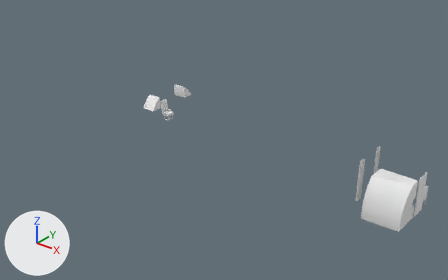
The glTF model public/models/cabin-kit.glb: old version first, new version second.
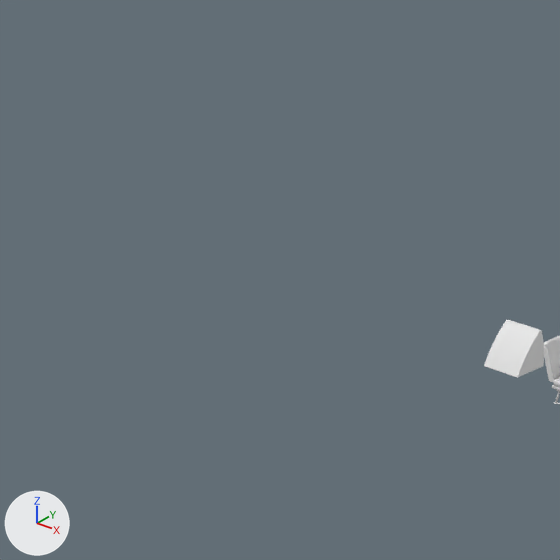
Each version is shown whole from a camera (50 mm lens) standing at (22.61, -23.23, 14.31) and looking at (3.46, 0.7, -0.53), then close up on the part from 0% to 37% of the width and 0% to 59% of the height. Arrows for +X, +Y and +Z are at lower left; the lights stay in place. The last two pictures show the newer version. Where no turn or scale is listed for an object, it has been applied to the vertices.

In view in the first close-up: 'BinStarboard' and 3 more.
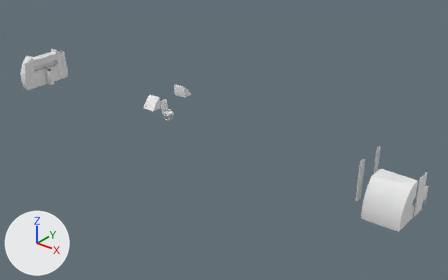
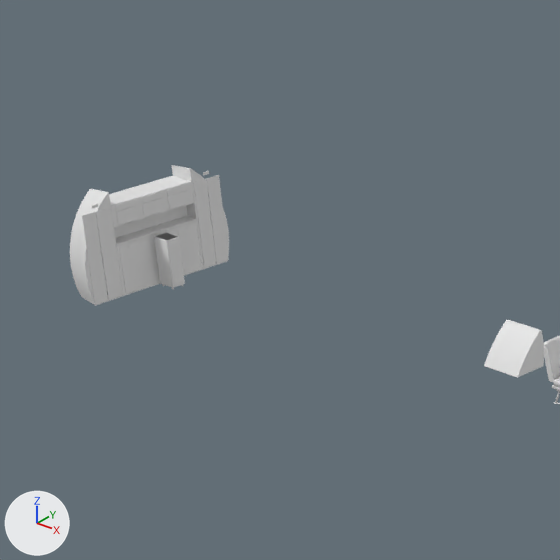
The change, as JSON lines over the scene's bpy script:
```json
{"op": "add", "block": "me_lavatorytrim", "code": ["me_lavatorytrim = bpy.data.meshes.new('LavatoryTrim')", "me_lavatorytrim.from_pydata(...)  # 96 vertices, 176 faces; spans x -0.02..0.02, y -1.37..1.37, z -0.51..0.51"]}
{"op": "add", "block": "me_lavatorydoors", "code": ["me_lavatorydoors = bpy.data.meshes.new('LavatoryDoors')", "me_lavatorydoors.from_pydata(...)  # 96 vertices, 176 faces; spans x -0.01..0.01, y -1.61..1.61, z -0.9..0.9"]}
{"op": "add", "block": "me_lavatories", "code": ["me_lavatories = bpy.data.meshes.new('Lavatories')", "me_lavatories.from_pydata(...)  # 130 vertices, 252 faces; spans x -0.3..0.3, y -1.69..1.69, z -1.06..1.06"]}
{"op": "add", "block": "me_galleycart", "code": ["me_galleycart = bpy.data.meshes.new('GalleyCart')", "me_galleycart.from_pydata(...)  # 216 vertices, 396 faces; spans x -0.205..0.205, y -0.155..0.155, z -0.515..0.515"]}
{"op": "add", "block": "me_aftgalleyworktop", "code": ["me_aftgalleyworktop = bpy.data.meshes.new('AftGalleyWorktop')", "me_aftgalleyworktop.from_pydata(...)  # 176 vertices, 320 faces; spans x -0.23..0.23, y -0.95..0.95, z -0.72..0.72"]}
{"op": "add", "block": "me_aftgalleysteel", "code": ["me_aftgalleysteel = bpy.data.meshes.new('AftGalleySteel')", "me_aftgalleysteel.from_pydata(...)  # 216 vertices, 396 faces; spans x -0.01..0.01, y -0.9..0.9, z -0.9..0.9"]}
{"op": "add", "block": "me_aftgalley", "code": ["me_aftgalley = bpy.data.meshes.new('AftGalley')", "me_aftgalley.from_pydata(...)  # 56 vertices, 100 faces; spans x -0.3..0.3, y -0.95..0.95, z -0.92..0.92"]}
{"op": "add", "block": "ob_lavatorytrim", "code": ["ob_lavatorytrim = bpy.data.objects.new('LavatoryTrim', me_lavatorytrim)", "ob_lavatorytrim.location = (-11.03, 0.0, 1.0)"]}
{"op": "add", "block": "ob_lavatorydoors", "code": ["ob_lavatorydoors = bpy.data.objects.new('LavatoryDoors', me_lavatorydoors)", "ob_lavatorydoors.location = (-11.04, 0.0, 0.47)"]}
{"op": "add", "block": "ob_lavatories", "code": ["ob_lavatories = bpy.data.objects.new('Lavatories', me_lavatories)", "ob_lavatories.location = (-11.35, 0.0, 0.61)"]}
{"op": "add", "block": "ob_galleycart", "code": ["ob_galleycart = bpy.data.objects.new('GalleyCart', me_galleycart)", "ob_galleycart.location = (-10.75, 0.0, 0.07)"]}
{"op": "add", "block": "ob_aftgalleyworktop", "code": ["ob_aftgalleyworktop = bpy.data.objects.new('AftGalleyWorktop', me_aftgalleyworktop)", "ob_aftgalleyworktop.location = (-11.25, 0.0, 0.29)"]}
{"op": "add", "block": "ob_aftgalleysteel", "code": ["ob_aftgalleysteel = bpy.data.objects.new('AftGalleySteel', me_aftgalleysteel)", "ob_aftgalleysteel.location = (-11.05, 0.01, 0.48)"]}
{"op": "add", "block": "ob_aftgalley", "code": ["ob_aftgalley = bpy.data.objects.new('AftGalley', me_aftgalley)", "ob_aftgalley.location = (-11.35, 0.0, 0.47)"]}
```

Pixel boxes [x1, y1, x2, y2] of what changed, in the close-ups (560 x 560 px):
```json
{"object": "LavatoryDoors", "change": "added", "after": [82, 175, 229, 305]}
{"object": "AftGalley", "change": "added", "after": [109, 176, 202, 296]}
{"object": "AftGalleySteel", "change": "added", "after": [115, 184, 201, 294]}
{"object": "Lavatories", "change": "added", "after": [70, 165, 229, 305]}
{"object": "GalleyCart", "change": "added", "after": [154, 232, 185, 289]}
{"object": "AftGalleyWorktop", "change": "added", "after": [115, 204, 197, 248]}
{"object": "LavatoryTrim", "change": "added", "after": [92, 171, 213, 256]}
```
